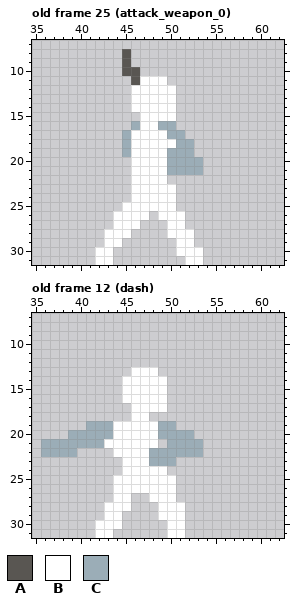
Two states of a pixel-art file, Assets/Resources/Sprites/player.aseprite. The first picture shows the starting point.
96x32 pixels, 33 frames. Colours within 5 levels of each other are drawn and written as one. Shown: old frame 25 (attack_weapon_0): x 35..62, y 7..31; old frame 12 (dash): x 35..62, y 7..31. The commit also changed other frames, which this record leaves out.
Visible layers, top first: "motion", "arms", "base".
Palette (. is transparent): A #595652  B #ffffff  C #9badb7
Pixels before, old frame 25 (attack_weapon_0), first column x 42:
 8 ...A........
 9 ...A........
10 ...AA.......
11 ....ABBB....
12 ....BBBBB...
13 ....BBBBB...
14 ....BBBBB...
15 .....BBBB...
16 ....CBBCC...
17 ...CBBBBCC..
18 ...CBBBBBCC.
19 ...CBBBBCCC.
20 ....BBBBCCCC
21 ....BBBBCCCC
22 ....BBBB....
23 ....BBBBB...
24 ....BBBBB...
25 ...BBBBBB...
26 ..BBBB.BBB..
27 ..BBB...BB..
28 .BBB....BBB.
29 .BB......BB.
30 BB.......BBB
31 BB........BB
Pixels before, old frame 12 (dash), first column x 36:
13 ..........BBB.....
14 .........BBBBB....
15 .........BBBBB....
16 .........BBBBB....
17 ..........BBBB....
18 ..........BB......
19 .....CCCBBBBBCC...
20 ...CCCCCBBBBBCCCC.
21 CCCCCCCBBBBBB.CCCC
22 CCCC....BBBBCCCCCC
23 .........BBBCCC...
24 .........BBBBB....
25 ........BBBBBBB...
26 ........BBBBBBB...
27 ........BB..BBB...
28 .......BBB...BBB..
29 .......BB....BBB..
30 ......BBB.....BB..
31 ......BB......BB..
After the commit:
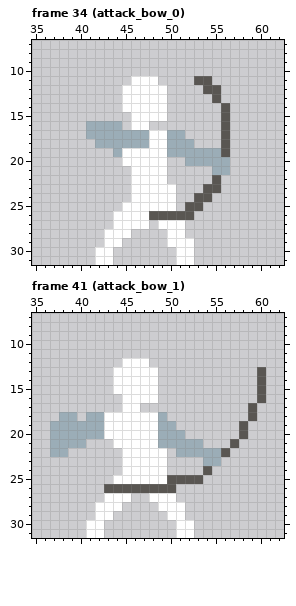
A new or re-ordered frame is compared with the old frame closest to it.
Commit: A GUN! (bow)
From old to new:
frames 33 -> 41
Changed rows in their new state; - is an unchanged pixel.
Frame 34 (attack_bow_0) is new; against old frame 25 (attack_weapon_0), layers "motion", "arms", "base":
first column x 41:
 8 ----.-----------
 9 ----.-----------
10 ----..----------
11 -----B--.---AA--
12 ----B----.---AA-
13 ----B----.----A-
14 ----B----.-----A
15 -----B---.-----A
16 CCCC-B-...-----A
17 CCCC-CC--------A
18 -CCC-CC--C-----A
19 ---CB-------CCCA
20 ----B----..--CCC
21 ---------....-CC
22 --------------A-
23 -------------AA-
24 ------------AA--
25 -----------AA---
26 -------AAAAA----
27 ------B-B-------
28 -----------.----
29 ---------B------
30 ------------.---
31 ----------B-.---
Frame 41 (attack_bow_1) is new; against old frame 12 (dash), layers "motion", "arms", "base":
first column x 36:
12 ---------BBB-------------
13 --------BB--------------A
14 --------B----.----------A
15 --------B----.----------A
16 -------------.----------A
17 ---------B-...---------A-
18 --CC-CCBBB--BC---------A-
19 -CCCC--B--------------A--
20 -CC----B--------.-----A--
21 .----...-----C-------A---
22 .--.----.---BB.---CCA----
23 ------------BB.---CC-----
24 ------------------A------
25 --------------AAAA-------
26 -------AAAAAAAA----------
27 -------B-----------------
28 ------B--.---------------
29 ------B-.----.-----------
30 -----B-..-----.-B--------
31 -----B-.------.-B--------
Boxes around the changes in both pictures, in picture pixels (x1, y1, x2, y2):
changed: (86, 49, 230, 265)
changed: (41, 358, 266, 538)
